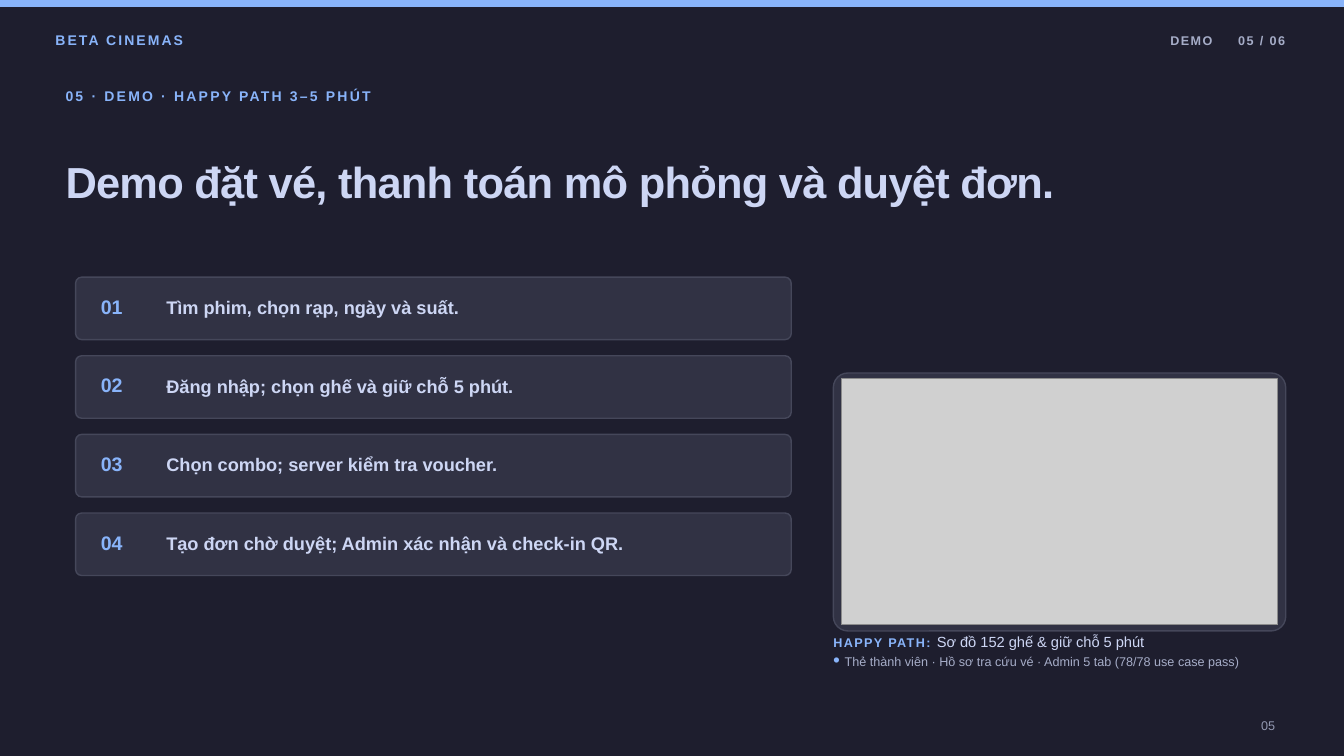
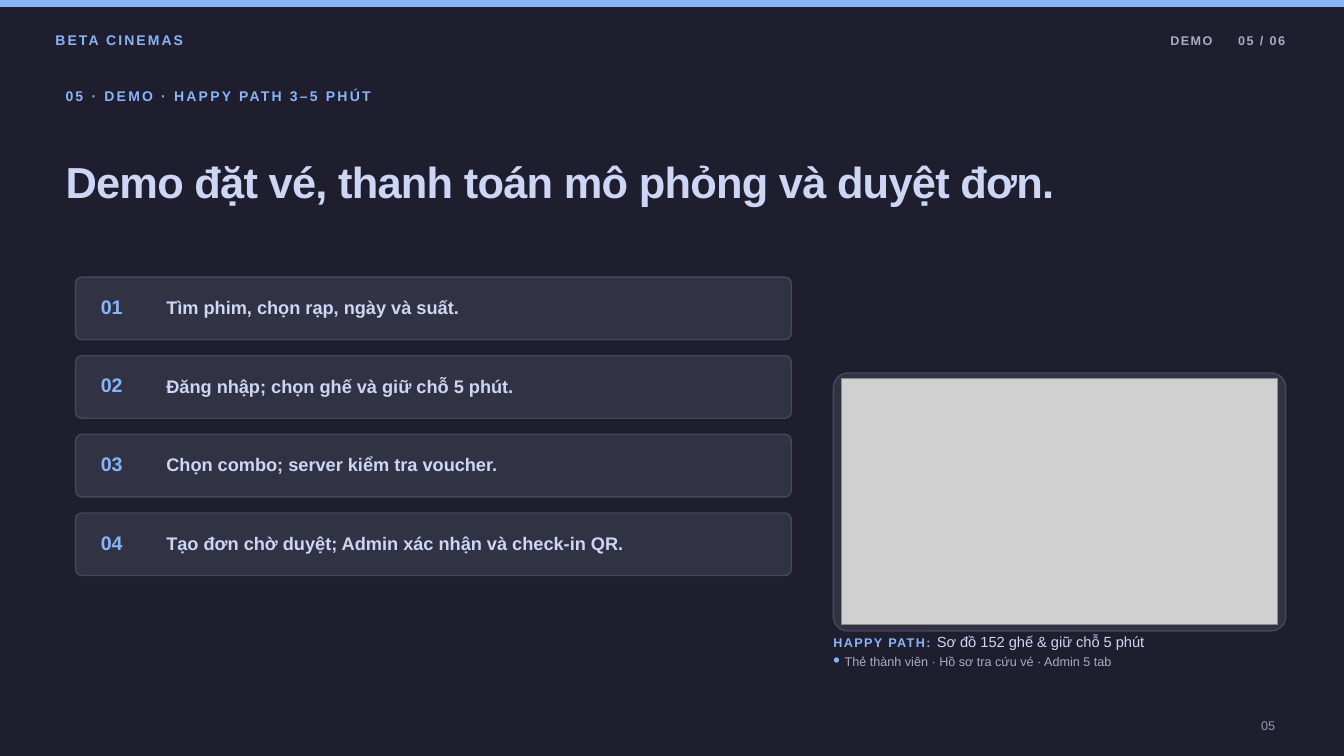
Before and after one commit to AsakiYuki/web2064-fa26, a slide deck: slide 5 of Beta-Cinemas-Presentation.odp. Drawn at 1344x756 pixels with LibreOffice and Linux fonts; fonts in the diff are those of the drawing; grey boxes stand for pictures. Boxes give left, top, right and bottom in pixels: in the first picture for what was removed or moved away, otherwise in the second. Text is boxed around its words. In the diff, an @@ line names an element or a change of style, - is before the commit and + after.

```diff
--- a/Beta-Cinemas-Presentation.odp
+++ b/Beta-Cinemas-Presentation.odp
@@ text at [845, 656, 1112, 666]: text changed @@
-• Thẻ thành viên · Hồ sơ tra cứu vé · Admin 5 tab (78/78 use case pass)
+• Thẻ thành viên · Hồ sơ tra cứu vé · Admin 5 tab
```
Also in this commit, not shown: 2 other slides changed, 1 other file.
